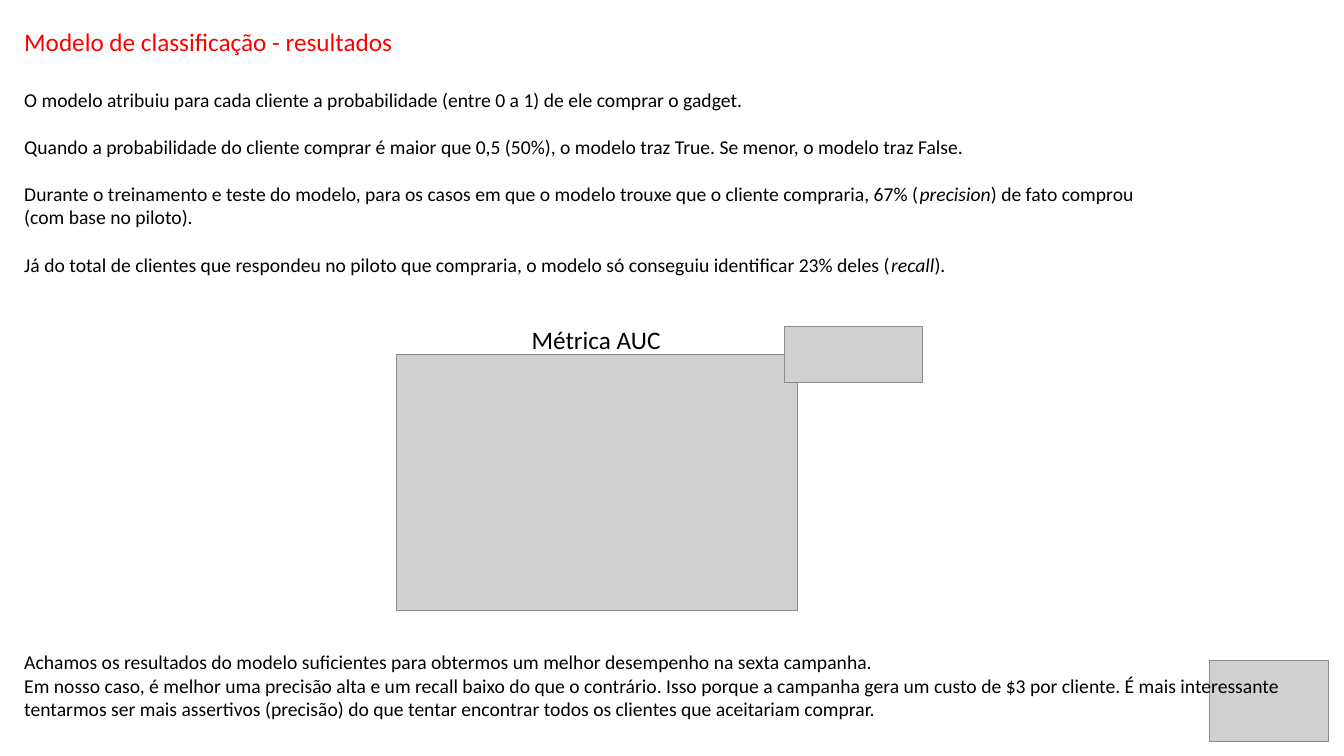
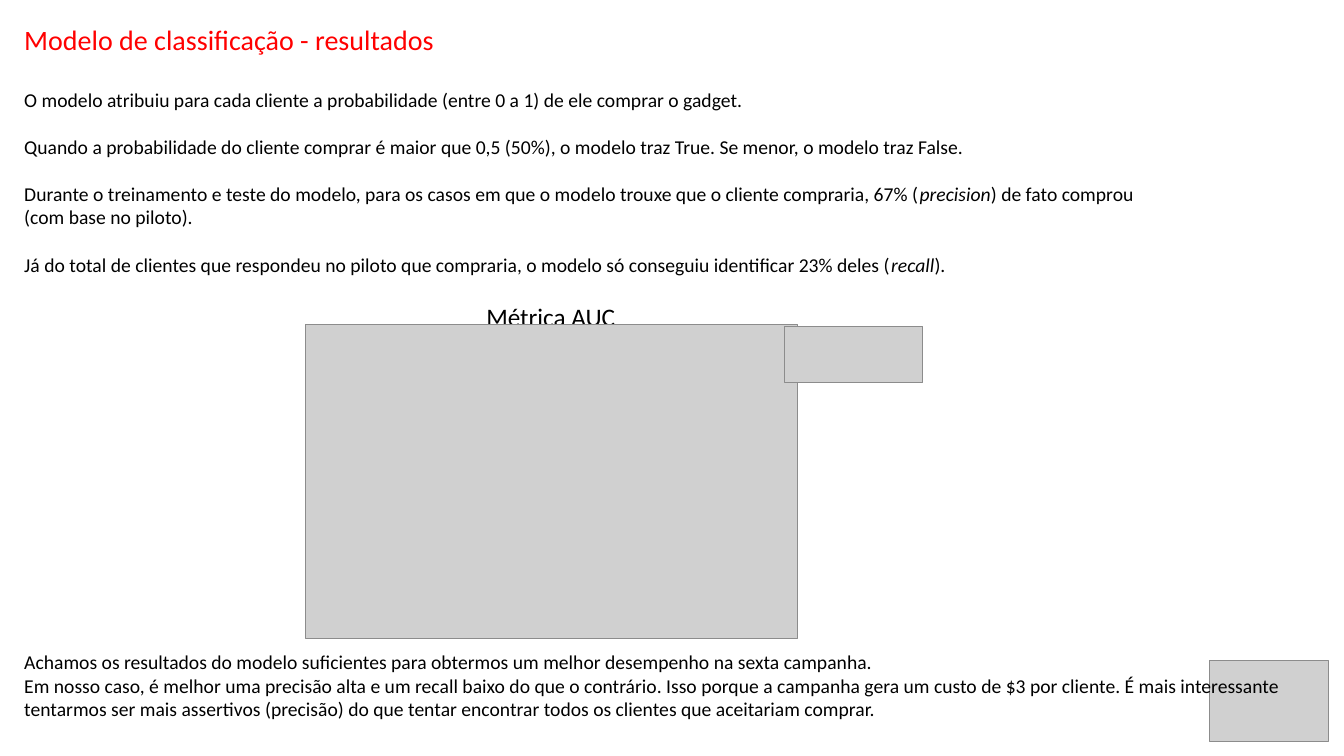
Before and after one commit to Danielgmelo/ifood, a slide deck: slide 25 of my_project/iFood CRM Data Analyst Case.pptx. Drawn at 1344x756 pixels with LibreOffice and Linux fonts; fonts in the diff are those of the drawing; grey boxes stand for pictures. Boxes give left, top, right and bottom in pixels: in the first picture for what was removed or moved away, otherwise in the second. Text is boxed around its words. In the diff, an @@ line names an element or a change of style, - is before the commit and + after.

```diff
--- a/my_project/iFood CRM Data Analyst Case.pptx
+++ b/my_project/iFood CRM Data Analyst Case.pptx
@@ text "Modelo de classificação - resultados" at (24, 30, 433, 55): size 18 to 20 pt @@
@@ text "Métrica AUC" rewrapped from (532, 331, 661, 355) to (486, 306, 615, 325) @@
@@ picture: place and size @@
-picture at (396, 355, 798, 611)
+picture at (306, 325, 798, 639)
```
Also in this commit, not shown: 27 other slides changed, 1 other file.
